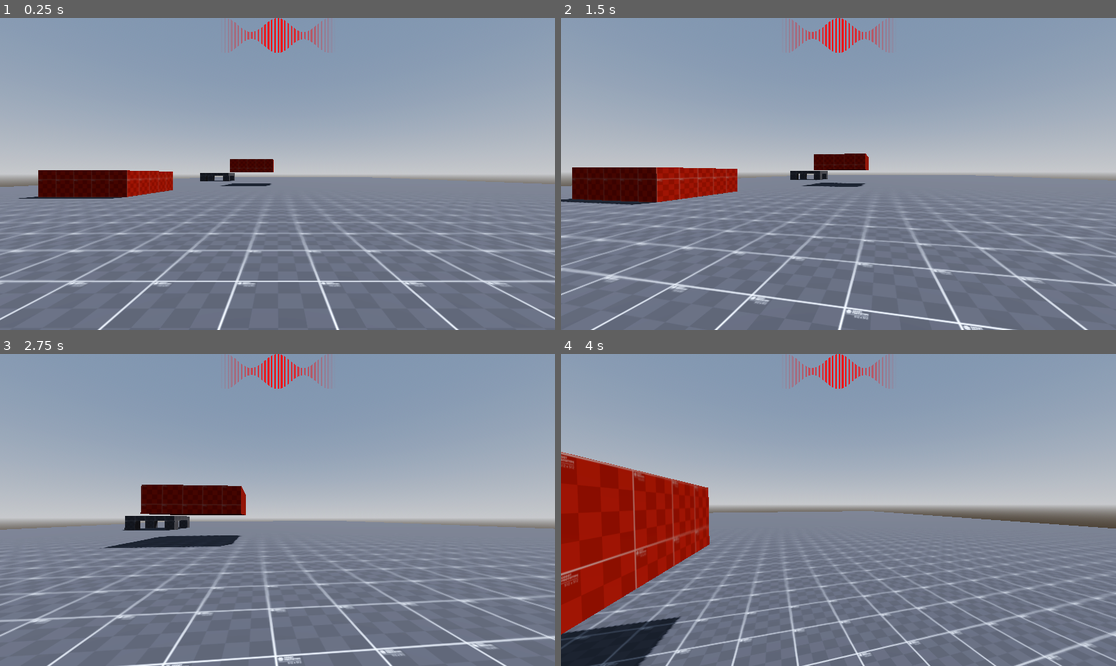
Above: before the commit, frames 1-4 (two rows, left to right).
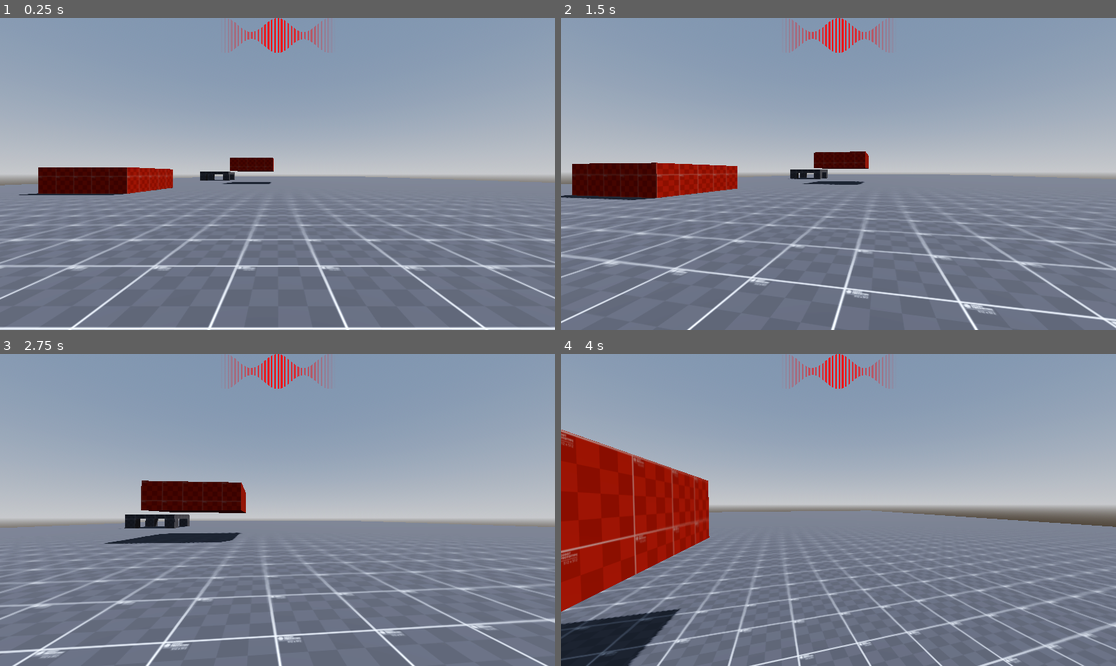
Above: after the commit, the same moments.

Repository: WasteIy/GameOff2025
Game: Godot game, scene res://Scenes/Levels/test_level.tscn
Two runs of this game, one before a commit and one after it. Both use one fixed random seed, a clock stepped at 60 frames per second and the inputs below.
Inputs (mouse positions are in pixels of both pictures, inside the frame that each line leads up to):
- Up to frame 1 (0.25 s): no input
- Up to frame 2 (1.5 s): tap Enter at 0.5 s; move the mouse to (866, 174) at 0.52 s; hold Ctrl (crouch) 0.53-1.28 s; hold W (move_forward) from 0.53 s (still down); click (866, 174) at 0.67 s; tap Space (jump) at 0.77 s; move the mouse to (810, 174) at 1.27 s; tap Ctrl (crouch) at 1.35 s
- Up to frame 3 (2.75 s): keep holding W (move_forward); tap Space (jump) at 1.52 s; move the mouse to (288, 503) at 2.02 s; hold Shift (run) from 2.03 s (still down); tap Ctrl (crouch) at 2.3 s
- Up to frame 4 (4 s): keep holding W (move_forward); move the mouse to (832, 516) at 2.77 s; release Shift (run) at 2.78 s; tap Ctrl (crouch) at 2.85 s; click (832, 516) at 2.92 s; tap Space (jump) at 3.02, 3.77 s; move the mouse to (877, 513) at 3.52 s; hold Ctrl (crouch) from 3.53 s (still down)

The runs differ from the first frame. In frame 1, 8.8% of the frame differs, in the area x 0-100%, y 44-100%; in frame 2, 9.4%; in frame 3, 9.2%; in frame 4, 12%, in the area x 0-100%, y 24-100%.

Commit message:
Crouch paramaters change

Diff:
--- a/Scenes/Player/player.gd
+++ b/Scenes/Player/player.gd
@@ -1,7 +1,7 @@
 class_name Player extends CharacterBody3D
 
 @export var base_collision_height: float = 2.0
-@export var base_model_height: float = 2.0
+@export var base_model_height: float = 1.0
 @export var height_change_speed: float = 10.0
 
 @export_group("Movement Variables")
@@ -34,7 +34,7 @@
 @export var crouch_deceleration : float = 11.0
 @export var continuous_crouch : bool = false
 @export var crouch_collision_height : float = 1.2
-@export var crouch_model_height: float = 1.2
+@export var crouch_model_height: float = 0.6
 
 @export_group("Jump Variables")
 @export var jump_height: float = 2.1
--- a/Scenes/Player/player.tscn
+++ b/Scenes/Player/player.tscn
@@ -32,8 +32,11 @@
 mesh = SubResource("CapsuleMesh_oikmp")
 
 [node name="CameraHolder" type="Node3D" parent="."]
-transform = Transform3D(1, 0, 0, 0, 1, 0, 0, 0, 1, 0, 0.865, 0)
+transform = Transform3D(1, 0, 0, 0, 1, 0, 0, 0, 1, 0, 0.6, 0)
 script = ExtResource("2_mtuoh")
+
+[node name="CSGSphere3D" type="CSGSphere3D" parent="CameraHolder"]
+radius = 0.13140771
 
 [node name="Camera" type="Camera3D" parent="CameraHolder"]
 unique_name_in_owner = true
@@ -44,7 +47,7 @@
 target_position = Vector3(0, -3, 0)
 
 [node name="CeilingCheck" type="RayCast3D" parent="Raycasts"]
-target_position = Vector3(0, 3, 0)
+target_position = Vector3(0, 1.5, 0)
 
 [node name="Components" type="Node" parent="."]
 
